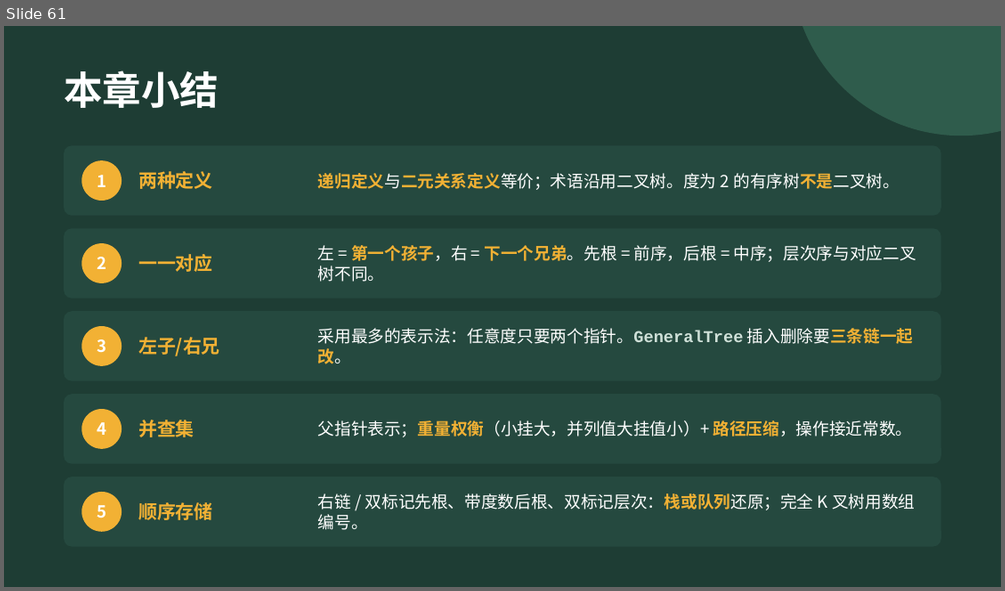
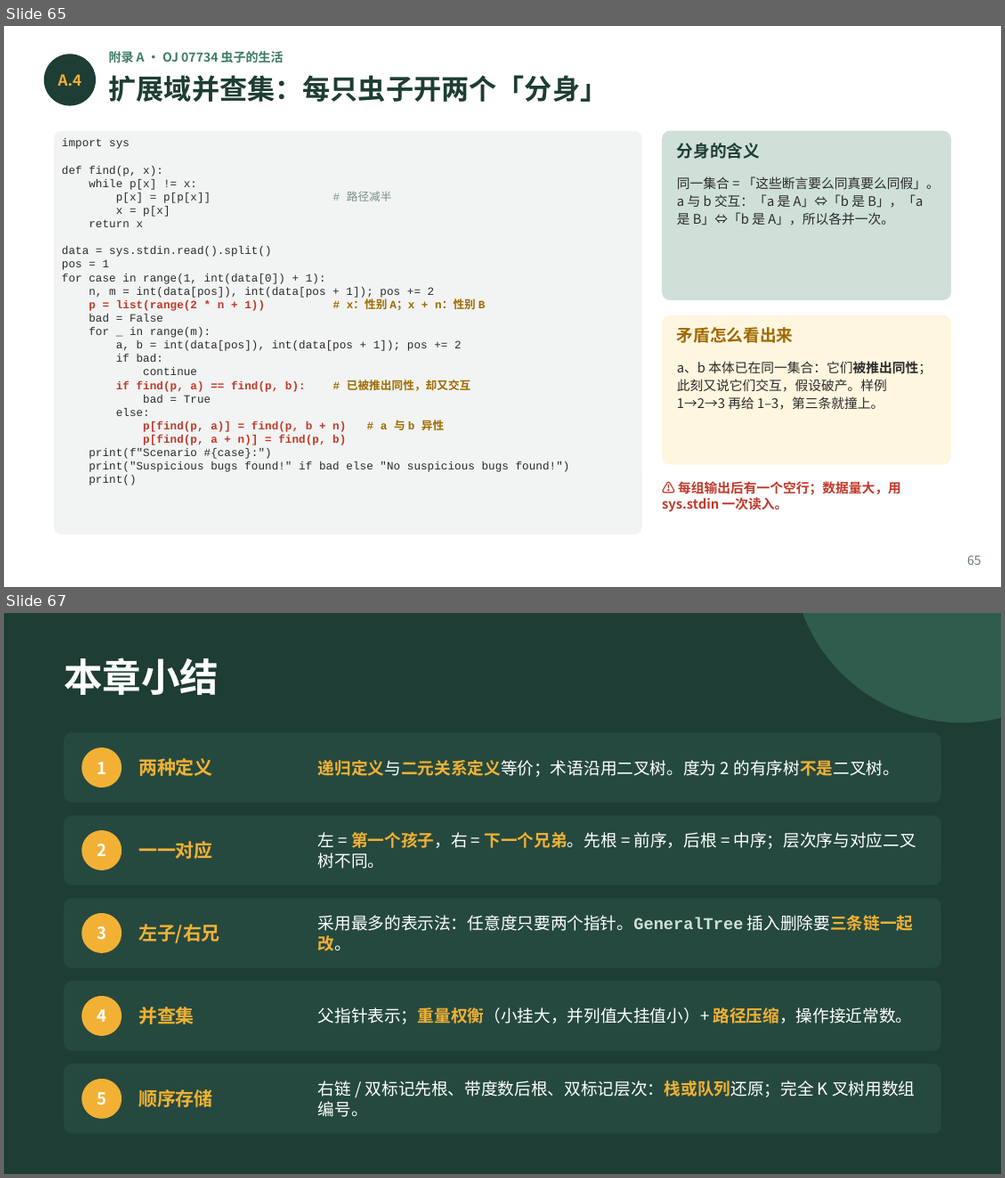
Before and after one commit to GMyhf/2026fall-cs201, a slide deck: courseware/202609_DSA_06_Tree.pptx. Shown one above the other, each under a label of ours: slide 61 before the commit, slides 65 and 67 after it; the slides between them are not shown. The pictures are 1005x591 and 1005x1178 pixels, drawn with LibreOffice and Linux fonts; fonts in the diff are those of the drawing. Boxes give left, top, right and bottom in pixels: in the first picture for what was removed or moved away, otherwise in the second. Text is boxed around its words. In the diff, an @@ line names an element or a change of style, - is before the commit and + after.

```diff
--- a/courseware/202609_DSA_06_Tree.pptx
+++ b/courseware/202609_DSA_06_Tree.pptx
@@ slide 65 added at (4, 26, 1001, 587), background #FFFFFF @@
@@ text added at (109, 50, 283, 66), 9 pt, text #3E7C68, bold @@
+附录 A · OJ 07734 虫子的生活
@@ ellipse added at (44, 54, 96, 106), fill #1E3D34 @@
@@ text added at (58, 74, 82, 86), 11 pt, text #F2B134, bold @@
+A.4
@@ text added at (109, 75, 608, 102), 20 pt, text #1E3D34, bold @@
+扩展域并查集：每只虫子开两个「分身」
@@ rounded rectangle added at (54, 131, 642, 534), fill #F1F4F2 @@
@@ rounded rectangle added at (662, 131, 951, 300), fill #CFE0D8 @@
@@ text added at (62, 138, 570, 485), 8.1 pt, text #2B2B2B @@
+import sys
+def find(p, x):
+while p[x] != x:
+p[x] = p[p[x]] # 路径减半
+x = p[x]
+return x
+data = sys.stdin.read().split()
+pos = 1
+for case in range(1, int(data[0]) + 1):
+n, m = int(data[pos]), int(data[pos + 1]); pos += 2
+p = list(range(2 * n + 1)) # x：性别 A；x + n：性别 B
+bad = False
+for _ in range(m):
+a, b = int(data[pos]), int(data[pos + 1]); pos += 2
+if bad:
+continue
+if find(p, a) == find(p, b): # 已被推出同性，却又交互
+bad = True
+else:
+p[find(p, a)] = find(p, b + n) # a 与 b 异性
+p[find(p, a + n)] = find(p, b)
+print(f"Scenario #{case}:")
+print("Suspicious bugs found!" if bad else "No suspicious bugs found!")
+print()
@@ text added at (677, 143, 760, 159), 12 pt, text #1E3D34, bold @@
+分身的含义
@@ text added at (677, 176, 939, 225), 9.5 pt, text #2B2B2B @@
+同一集合 = 「这些断言要么同真要么同假」。a 与 b 交互：「a 是 A」⇔「b 是 B」，「a 是 B」⇔「b 是 A」，所以各并一次。
@@ rounded rectangle added at (662, 315, 951, 465), fill #FFF6E0 @@
@@ text added at (677, 327, 793, 343), 12 pt, text #A06A00, bold @@
+矛盾怎么看出来
@@ text added at (677, 361, 931, 410), 9.5 pt, text #2B2B2B @@
+a、b 本体已在同一集合：它们被推出同性；此刻又说它们交互，假设破产。样例 1→2→3 再给 1–3，第三条就撞上。
@@ text added at (662, 481, 901, 512), 9.5 pt, text #C0392B, bold @@
+⚠ 每组输出后有一个空行；数据量大，用 sys.stdin 一次读入。
@@ text added at (967, 555, 981, 564), 9 pt, text #6B7B74 @@
+65
@@ what was slide 61 is now slide 67 @@
```
Also in this commit, not shown: 2 slides changed, 5 other slides added, 2 other files.
